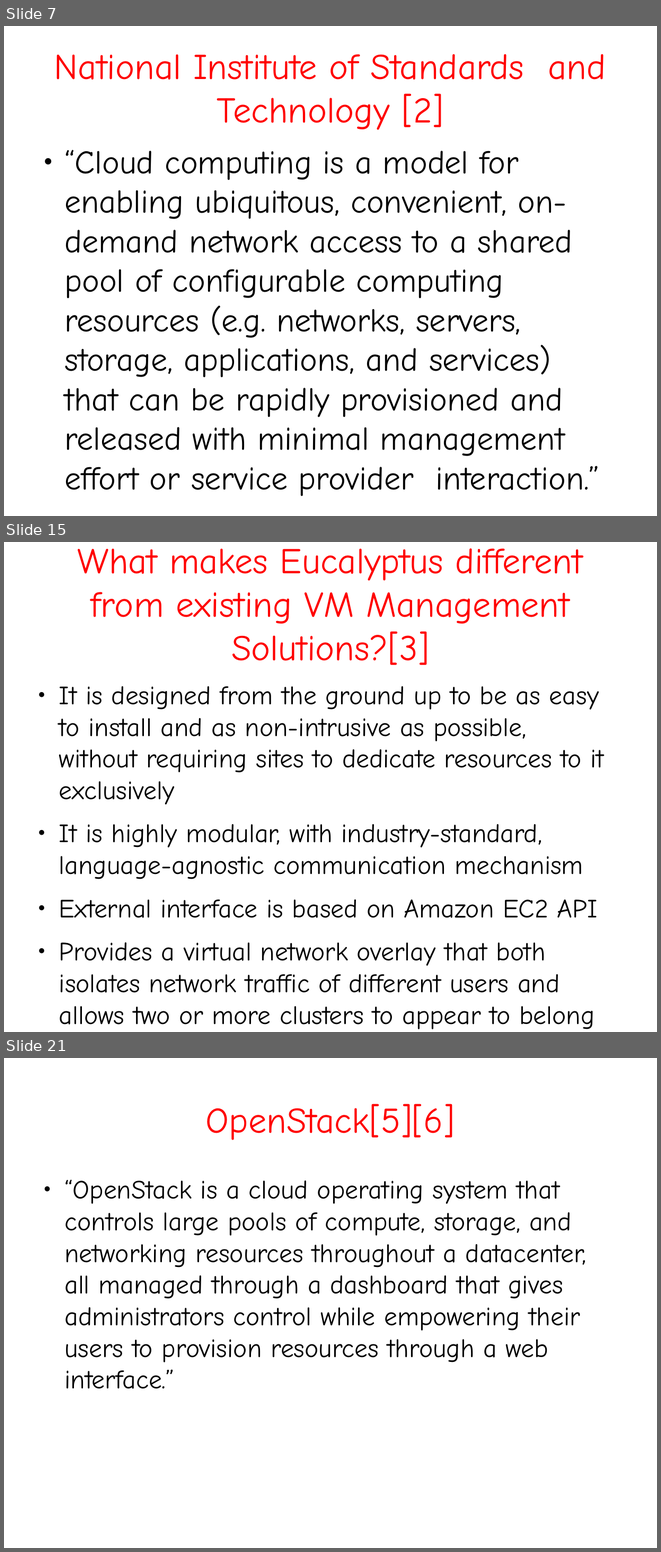
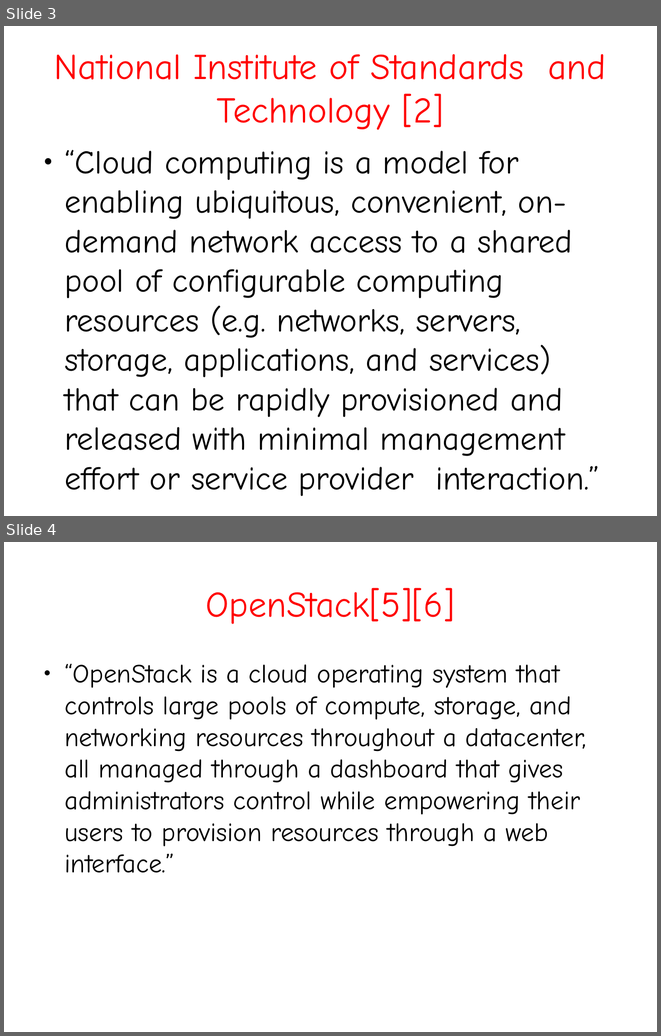
Before and after one commit to aanovelo/cmsc-137-ab5l-project, a slide deck: jach-phd/seminars/CMSC399-2-slides.odp. Shown one above the other, each under a label of ours: slides 7, 15 and 21 before the commit, slides 3 and 4 after it; the slides between them are not shown. The pictures are 661x1552 and 661x1036 pixels, drawn with LibreOffice and Linux fonts; fonts in the diff are those of the drawing. Boxes give left, top, right and bottom in pixels: in the first picture for what was removed or moved away, otherwise in the second. Text is boxed around its words. In the diff, an @@ line names an element or a change of style, - is before the commit and + after.

Commit message:
edits

```diff
--- a/jach-phd/seminars/CMSC399-2-slides.odp
+++ b/jach-phd/seminars/CMSC399-2-slides.odp
@@ slide 15 removed at [4,542,657,1032], background #FFFFFF @@
@@ title removed at [78,548,583,665] @@
-What makes Eucalyptus different from existing VM Management Solutions?[3]
@@ text removed at [59,686,604,1029] @@
-● It is designed from the ground up to be as easy to install and as non-intrusive as possible, without requiring sites to dedicate resources to it exclusively
-● It is highly modular, with industry-standard, language-agnostic communication mechanism
-● External interface is based on Amazon EC2 API
-● Provides a virtual network overlay that both isolates network traffic of different users and allows two or more clusters to appear to belong to the same LAN
@@ what was slide 7 is now slide 3 @@
@@ what was slide 21 is now slide 4 @@
```
Also in this commit, not shown: 3 slides added, 22 other slides removed.
